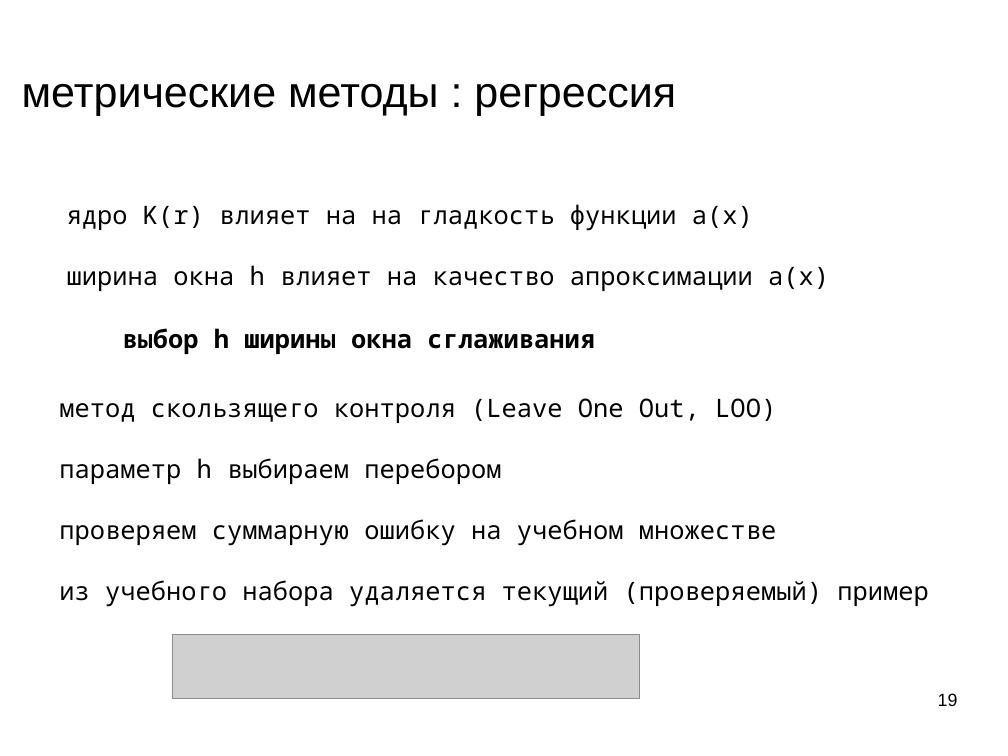
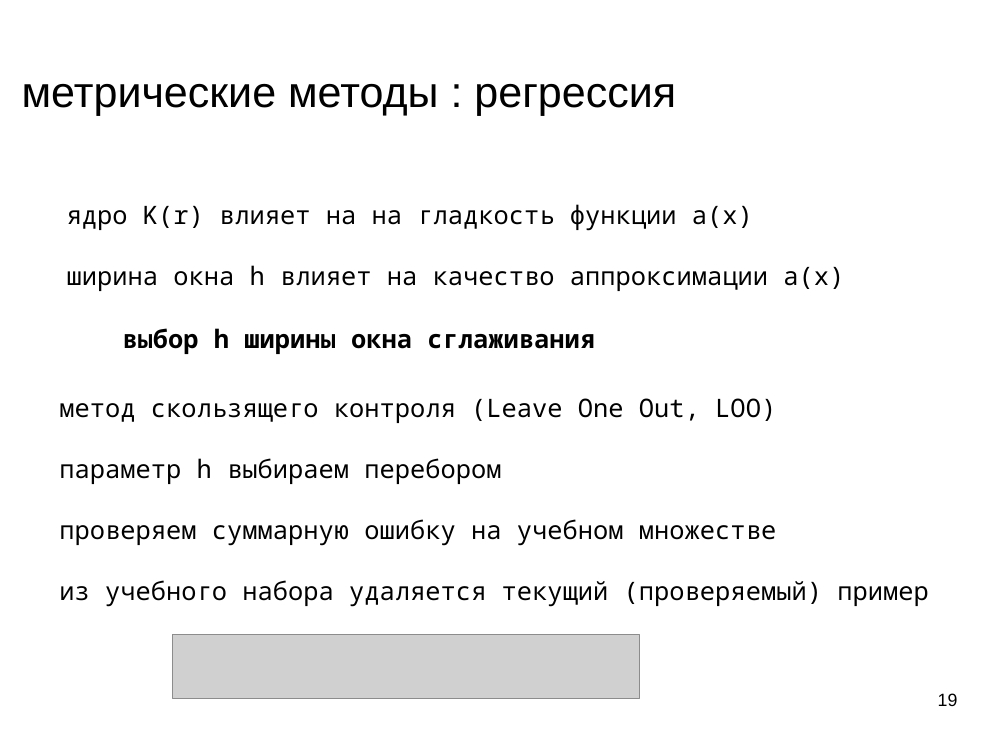
Before and after one commit to mechanoid5/ml_lectorium_legacy, a slide deck: slide 19 of 05-regression-metric.odp. Drawn at 1008x756 pixels with LibreOffice and Linux fonts; fonts in the diff are those of the drawing; grey boxes stand for pictures; background and template pictures are left out. Boxes give left, top, right and bottom in pixels: in the first picture for what was removed or moved away, otherwise in the second. Text is boxed around its words. In the diff, an @@ line names an element or a change of style, - is before the commit and + after.

```diff
--- a/05-regression-metric.odp
+++ b/05-regression-metric.odp
@@ text at box(67, 265, 844, 291): text changed @@
-ширина окна h влияет на качество апроксимации a(x)
+ширина окна h влияет на качество аппроксимации a(x)
```
Also in this commit, not shown: 1 other slide changed, 1 other file.
